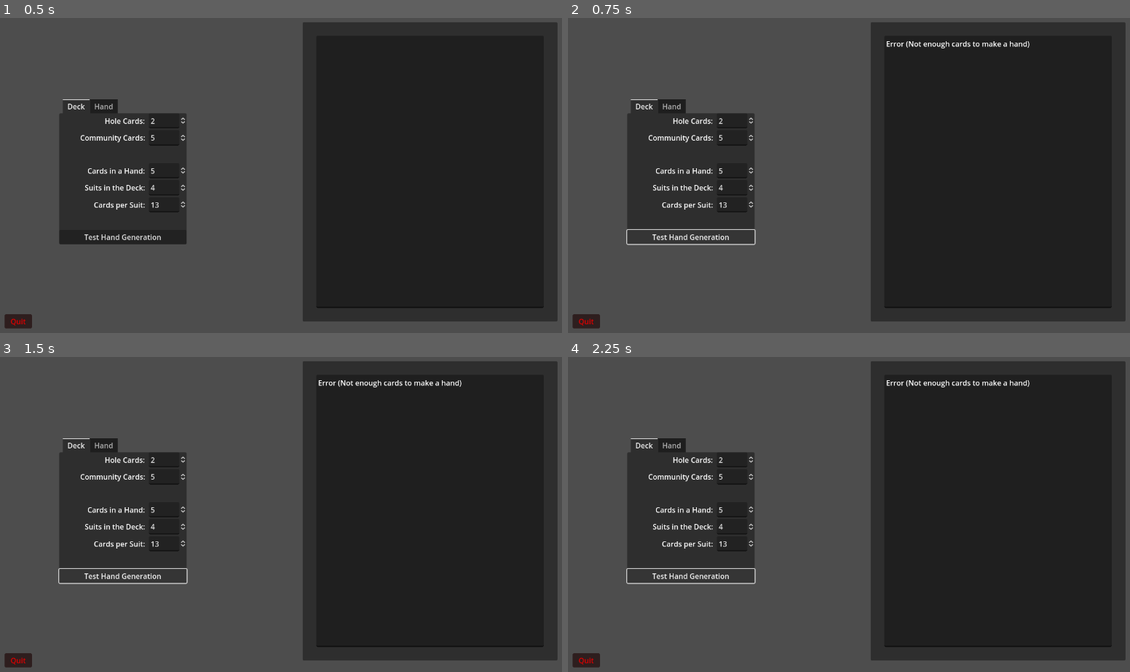
Above: before the commit, frames 1-4 (two rows, left to right).
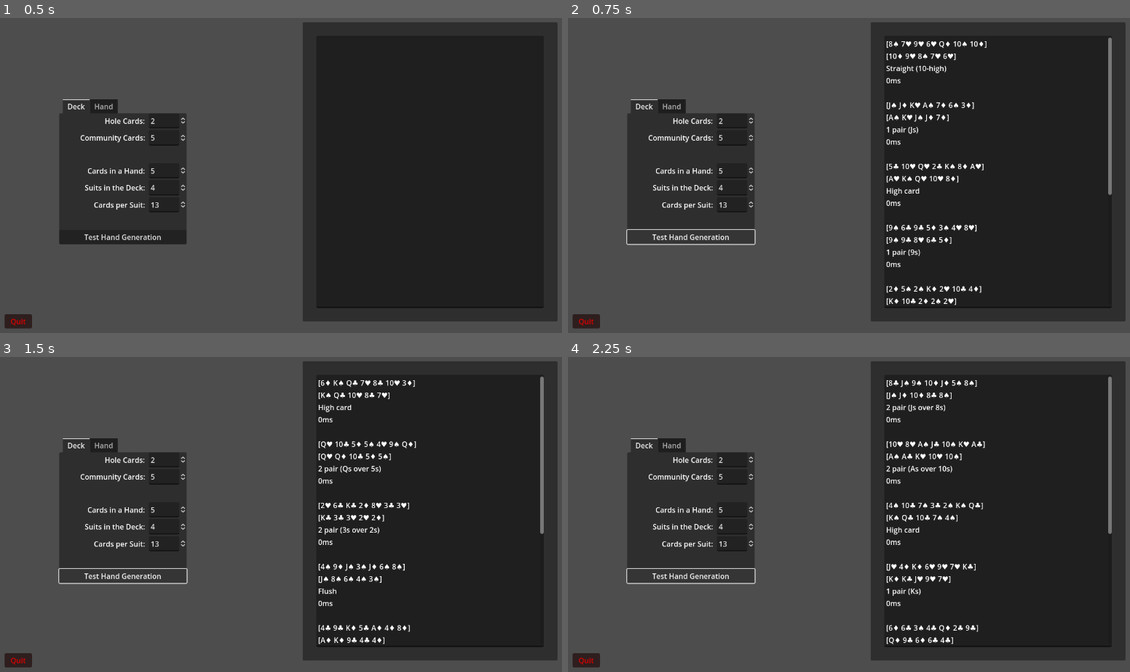
Above: after the commit, the same moments.

Repository: rwilson02/Poker-Party
Game: Godot game, scene res://scenes/debug/test_hands.tscn
The game is run twice, just before and just after one commit, with the same random seed, the same clock (stepped at 60 frames per second) and the same inputs.
Inputs:
- Up to frame 1 (0.5 s): no input
- Up to frame 2 (0.75 s): click "Test Hand Generation" at 0.5 s
- Up to frame 3 (1.5 s): click "Test Hand Generation" at 1.25 s
- Up to frame 4 (2.25 s): click "Test Hand Generation" at 2 s

Frame 1 is identical in both runs. In frame 2, 2.2% of the frame differs, in the area x 56-97%, y 6-92%; in frame 3, 2.1%; in frame 4, 2.2%.
Error before the commit: Invalid operands 'int' and 'float' in operator '%'. (res://scripts/rules.gd:8)

Commit message:
fix rules
turns out JSON files store all the numbers as floats, which means you can't count them via integer and can't mod them implicitly

also loading the other rules for hand size ranks was broken oops

Diff:
--- a/scripts/rules.gd
+++ b/scripts/rules.gd
@@ -3,7 +3,7 @@
 var RULES
 
 func _ready():
-	RULES = JSON.parse_string(FileAccess.get_file_as_string("res://rules/base_rules.json"))
+	reset()
 
 func get_value(card: int): return card % RULES["VALS_PER_SUIT"]
 func get_suit(card: int): return card / RULES["VALS_PER_SUIT"]
@@ -37,10 +37,9 @@
 	return hand_string
 
 func reset():
-	var basics = FileAccess.open("res://rules/base_rules.json", FileAccess.READ)
-	var as_text = basics.get_as_text()
-	basics.close()
-	RULES = JSON.parse_string(as_text)
+	var rules_string = FileAccess.get_file_as_string("res://rules/base_rules.json")
+	RULES = JSON.parse_string(rules_string)
+	integerize(RULES)
 
 func set_rule(rule: StringName, value: Variant):
 	if RULES.has(rule) and typeof(RULES[rule]) == typeof(value):
@@ -49,7 +48,7 @@
 
 	# Special considerations for other rules
 	# e.g. setting/resetting certain hand ranks for certain hand sizes
-	if rule == "HAND_RANKS":
+	if rule == "CARDS_PER_HAND":
 		var card_rules
 		var path = "res://rules/%s.json"
 
@@ -69,3 +68,12 @@
 func load_json_at(path: String):
 	var it = JSON.parse_string(FileAccess.get_file_as_string(path))
 	if it: return it
+
+func integerize(dict: Dictionary):
+	for key in dict:
+		match typeof(dict[key]):
+			TYPE_FLOAT:
+				dict[key] = int(dict[key])
+			TYPE_DICTIONARY:
+				integerize(dict[key])
+			_: pass
